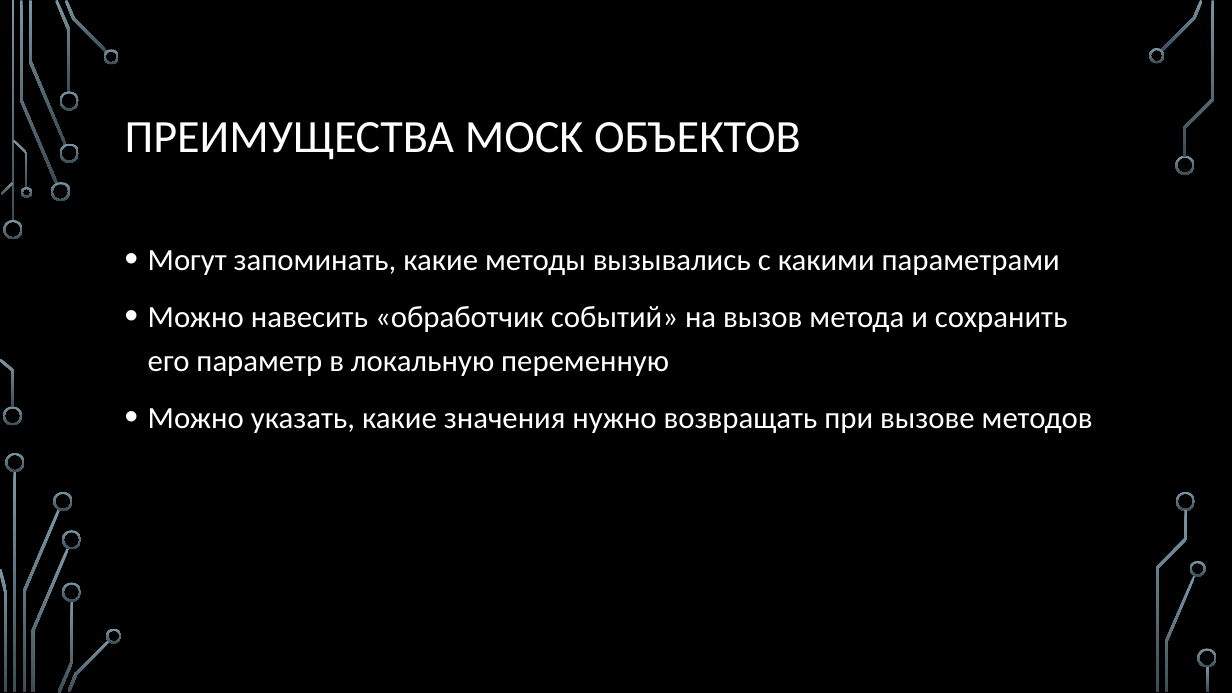
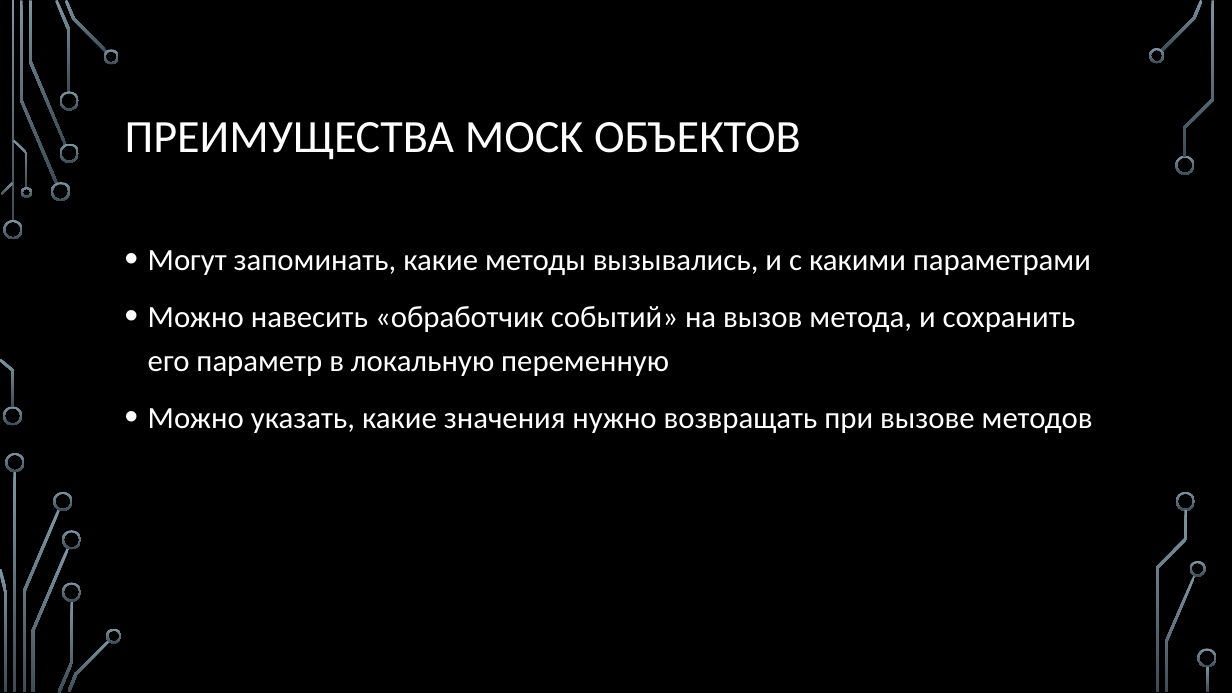
Before and after one commit to sergeyryskulov/Presentations, a slide deck: slide 12 of 04. Юнит тесты/Юнит тесты.pptx. Drawn at 1232x693 pixels with LibreOffice and Linux fonts; fonts in the diff are those of the drawing; background and template pictures are left out. Boxes give left, top, right and bottom in pixels: in the first picture for what was removed or moved away, otherwise in the second. Text is boxed around its words. In the diff, an @@ line names an element or a change of style, - is before the commit and + after.

```diff
--- a/04. Юнит тесты/Юнит тесты.pptx
+++ b/04. Юнит тесты/Юнит тесты.pptx
@@ text at box(148, 250, 1091, 376): text changed @@
-• Могут запоминать, какие методы вызывались с какими параметрами
-• Можно навесить «обработчик событий» на вызов метода и сохранить его параметр в локальную переменную
+• Могут запоминать, какие методы вызывались, и с какими параметрами
+• Можно навесить «обработчик событий» на вызов метода, и сохранить его параметр в локальную переменную
```
Also in this commit, not shown: 2 other slides changed.
